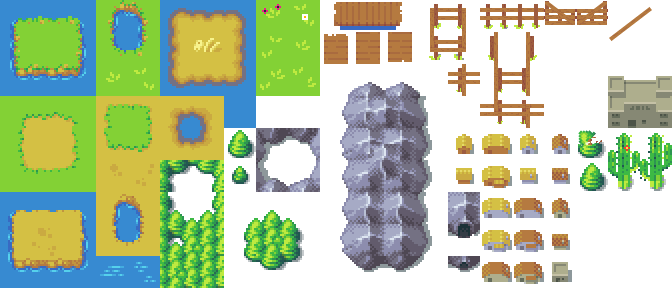
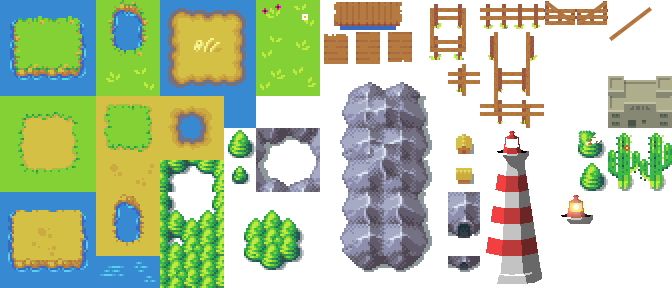
The second w=672, h=288 image is a revision of the first. Changes to its layers:
added layer "Drop Shadow" above "Drop Shadow #1" over (557, 191, 593, 224)
added layer "Drop Shadow #1" above "overworld.png" over (553, 191, 593, 224)
painted on "overworld.png" over (482, 131, 593, 284)
